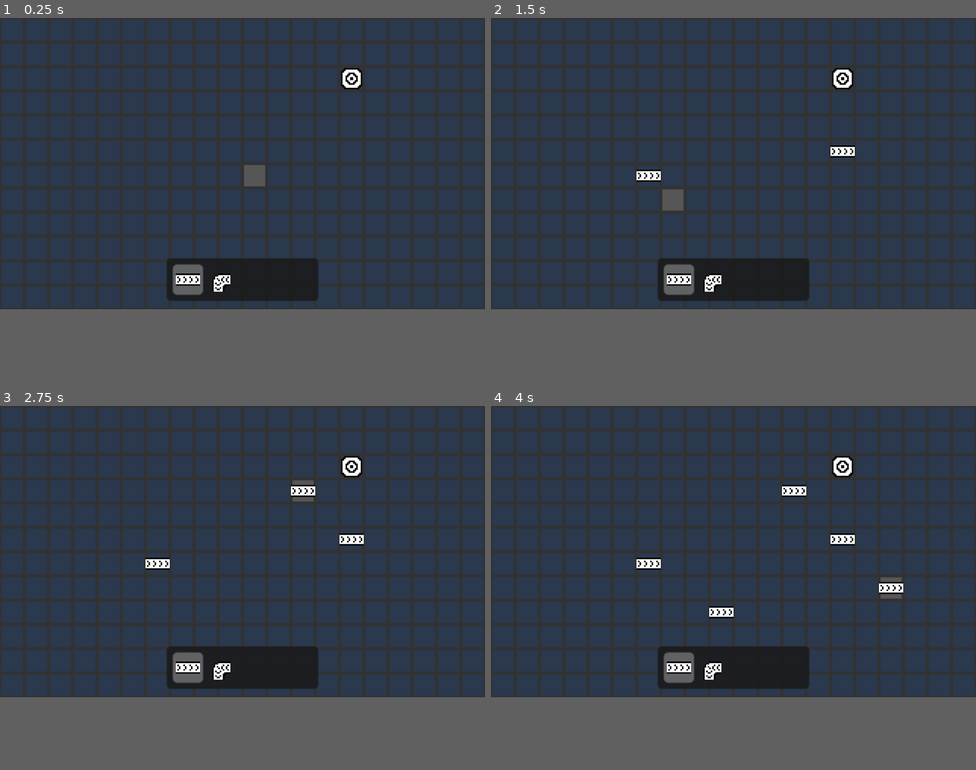
Above: before the commit, frames 1-4 (two rows, left to right).
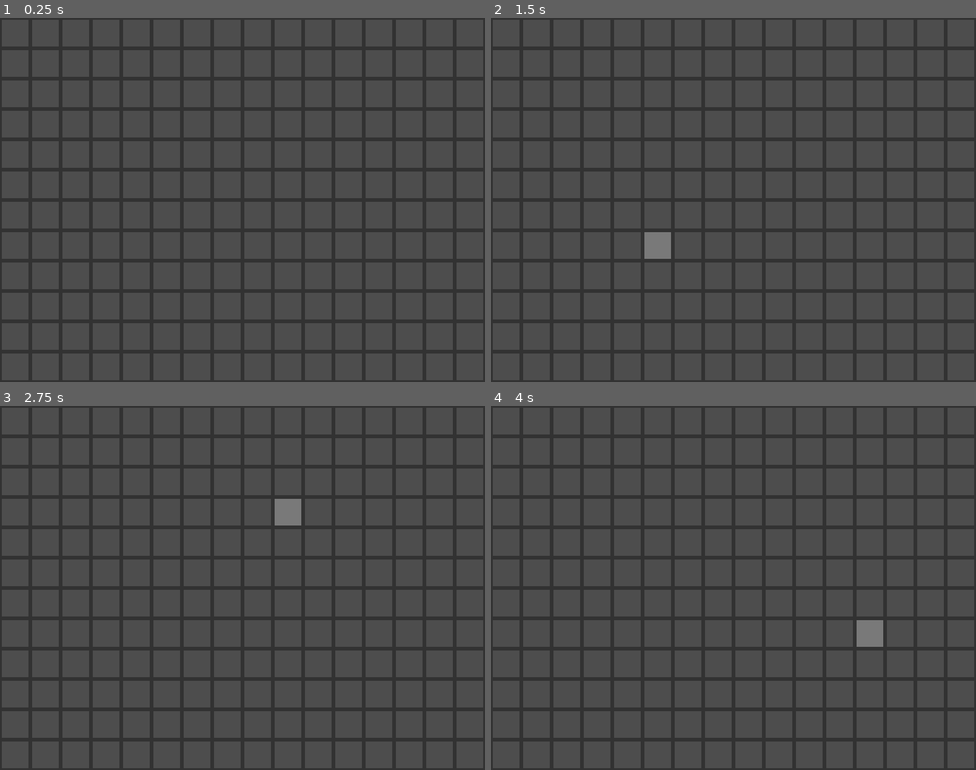
Above: after the commit, the same moments.

Repository: IShaLinI/FactoryGame
Game: Godot game, scene res://scenes/game.tscn
Same seed, same stepped clock (60 frames per second), same inputs: the game is played once before the commit and once after it.
Inputs (mouse positions are in pixels of both pictures, inside the frame that each line leads up to):
- Up to frame 1 (0.25 s): no input
- Up to frame 2 (1.5 s): tap Enter at 0.5 s; move the mouse to (840, 149) at 0.52 s; click (840, 149) at 0.67 s; tap Space at 1.25 s; drag from (636, 178) to (709, 221) at 1.27 s
- Up to frame 3 (2.75 s): tap Enter at 2 s; move the mouse to (291, 486) at 2.02 s; click (291, 486) at 2.17 s
- Up to frame 4 (4 s): tap Space at 2.75 s; drag from (709, 609) to (588, 507) at 2.77 s; tap Enter at 3.5 s; move the mouse to (879, 595) at 3.52 s; click (879, 595) at 3.67 s
In our replay, the window is 800x480 before the commit and 800x600 after it. These sizes can differ from the game's own. Grey fills any space a smaller window leaves; there, only what the larger window draws over its background counts as a difference.

The runs differ from the first frame. In frame 1, 77% of the frame differs, in the area x 0-100%, y 0-100%; in frame 2, 77%; in frame 3, 77%; in frame 4, 77%.

Commit message:
Complete Rewrite Lol Camera Needs Rewritten again....

Diff:
--- a/project.godot
+++ b/project.godot
@@ -10,18 +10,17 @@
 
 [application]
 
-config/name="Factory Game"
+config/name="FactoryGameRefactor"
 run/main_scene="res://scenes/game.tscn"
 config/features=PackedStringArray("4.3", "Forward Plus")
 config/icon="res://icon.svg"
 
 [display]
 
-window/size/viewport_width=1280
+window/size/viewport_width=1024
 window/size/viewport_height=768
 window/size/resizable=false
 
 [rendering]
 
 textures/canvas_textures/default_texture_filter=0
-environment/defaults/default_clear_color=Color(0.165161, 0.222688, 0.306154, 1)
--- a/scenes/game.tscn
+++ b/scenes/game.tscn
@@ -1,71 +1,6 @@
-[gd_scene load_steps=9 format=3 uid="uid://cjh2yh401nabx"]
+[gd_scene load_steps=2 format=3 uid="uid://1ss35tu17n51"]
 
-[ext_resource type="Script" path="res://scripts/camera.gd" id="1_ec15k"]
-[ext_resource type="Texture2D" uid="uid://gy25u6l0ufqn" path="res://assets/TileMap.png" id="1_lrikw"]
-[ext_resource type="Script" path="res://scripts/world_grid.gd" id="2_p71fl"]
-[ext_resource type="Texture2D" uid="uid://bftlgfwdcmw1j" path="res://assets/crosshair.png" id="2_y8jgr"]
-[ext_resource type="Script" path="res://scripts/tile_place_gui.gd" id="3_hpmsn"]
-[ext_resource type="Script" path="res://scripts/player_tiles.gd" id="6_cwdwo"]
-
-[sub_resource type="TileSetAtlasSource" id="TileSetAtlasSource_c8lvm"]
-texture = ExtResource("1_lrikw")
-0:0/0 = 0
-1:0/0 = 0
-2:0/0 = 0
-3:0/0 = 0
-4:0/0 = 0
-5:0/0 = 0
-0:1/0 = 0
-1:1/0 = 0
-6:0/0 = 0
-
-[sub_resource type="TileSet" id="TileSet_crioc"]
-sources/0 = SubResource("TileSetAtlasSource_c8lvm")
+[ext_resource type="Script" path="res://scripts/game.gd" id="1_4omyi"]
 
 [node name="Game" type="Node2D"]
-
-[node name="Camera" type="Camera2D" parent="."]
-script = ExtResource("1_ec15k")
-
-[node name="Camera Crosshair" type="Sprite2D" parent="Camera"]
-visible = false
-z_index = 2
-texture = ExtResource("2_y8jgr")
-
-[node name="UI" type="PanelContainer" parent="Camera"]
-anchors_preset = 7
-anchor_left = 0.5
-anchor_top = 1.0
-anchor_right = 0.5
-anchor_bottom = 1.0
-offset_left = -50.0
-offset_top = 250.0
-offset_right = 50.0
-offset_bottom = 278.0
-grow_horizontal = 2
-grow_vertical = 0
-pivot_offset = Vector2(50, 0)
-
-[node name="Placables" type="ItemList" parent="Camera/UI"]
-z_index = 1
-layout_mode = 2
-allow_search = false
-auto_height = true
-max_columns = 2
-script = ExtResource("3_hpmsn")
-
-[node name="WorldGrid" type="TileMapLayer" parent="."]
-z_index = -1
-scale = Vector2(4, 4)
-tile_set = SubResource("TileSet_crioc")
-script = ExtResource("2_p71fl")
-
-[node name="PlayerTiles" type="TileMapLayer" parent="WorldGrid"]
-tile_set = SubResource("TileSet_crioc")
-script = ExtResource("6_cwdwo")
-
-[node name="Map" type="TileMapLayer" parent="WorldGrid"]
-tile_map_data = PackedByteArray(0, 0, 4, 0, 252, 255, 0, 0, 0, 0, 0, 0, 0, 0)
-tile_set = SubResource("TileSet_crioc")
-
-[connection signal="ready" from="WorldGrid" to="WorldGrid" method="_on_ready"]
+script = ExtResource("1_4omyi")
--- a/scripts/camera.gd
+++ b/scripts/camera.gd
@@ -1,23 +1,30 @@
 extends Camera2D
-
-signal redraw_grid()
-signal change_grid_zoom(increment : float)
 
 @onready var mousePos = get_viewport().get_mouse_position()
 @onready var newMousePos = get_viewport().get_mouse_position()
-@onready var camera = $"."
 
 var dragging = false
 var scrolling = false
+
+signal redraw_grid()
+signal handle_hover()
+signal change_zoom(amount: float)
+
+var accum_pivot = Vector2(0,0)
+var zoom_value = 4
 
 func _input(event):
 
 	#Handle Zoom
 	if event is InputEventMouseButton:
 		if event.button_index == MOUSE_BUTTON_WHEEL_UP:
-			emit_signal("change_grid_zoom", 0.1)
+			zoom_value = round(clamp(zoom_value + 0.1, 1, 8) * 10)/10
+			change_zoom.emit(0.1)
+			print("Zoom:", zoom_value)
 		if event.button_index == MOUSE_BUTTON_WHEEL_DOWN:
-			emit_signal("change_grid_zoom", -0.1)
+			zoom_value = round(clamp(zoom_value - 0.1, 1, 8) * 10)/10
+			change_zoom.emit(-0.1)
+			print("Zoom:", zoom_value)
 
 	#Handle Camera Pan
 	if event is InputEventMouseButton and event.button_index == MOUSE_BUTTON_MIDDLE:
@@ -30,9 +37,15 @@
 	if (dragging):
 		newMousePos = get_viewport().get_mouse_position()
 		var mouseDelta = newMousePos - mousePos
-		camera.position = camera.position - (mouseDelta)/zoom.x
+		position = position - mouseDelta
+		var distance_to_pivot = accum_pivot - position
+
+		if (abs(distance_to_pivot.x) > 16 * zoom_value || abs(distance_to_pivot.y) > 16 * zoom_value):
+			accum_pivot = position
+			redraw_grid.emit()
 
 	mousePos = newMousePos
 
-	emit_signal("redraw_grid")
+	handle_hover.emit()
+
 	pass
--- /dev/null
+++ b/scripts/game.gd
@@ -0,0 +1,85 @@
+extends Node2D
+
+var tileset: TileSet
+
+var world_noise = FastNoiseLite.new()
+
+#Sets up the camera
+func setup_camera(node: Node2D):
+	#Create Camera
+	var camera = Camera2D.new()
+	var camera_script = preload("res://scripts/camera.gd")
+	camera.script = camera_script
+	camera.name = "Camera"
+	camera.position = Vector2(0, 0)
+	camera.zoom = Vector2(1, 1)
+	node.add_child(camera)
+	camera.make_current()
+
+
+func load_tileset():
+	var tiles = 30 #The number of tiles in the tileset
+	var atlas_source = TileSetAtlasSource.new()
+	var texture = preload("res://assets/TileSet.png")
+	atlas_source.texture = texture
+	atlas_source.texture_region_size = Vector2(16,16)
+
+	#Loop through the tiles and create them
+	for i in tiles:
+		var column = i % 10
+		var row = int(float(i) / 10)
+		print("Col:", column, "Row", row)
+		atlas_source.create_tile(Vector2i(column, row))
+
+	var tile_set = TileSet.new()
+	tile_set.add_source(atlas_source, 0)
+	return tile_set
+
+#Sets up the world grid
+func setup_world_grid(node: Node2D):
+	var tilemap_layer = TileMapLayer.new()
+	tilemap_layer.name = "WorldGrid"
+	tilemap_layer.tile_set = tileset
+	tilemap_layer.script = preload("res://scripts/world_grid.gd")
+	tilemap_layer.set_cell(Vector2i(0,0), 0, Vector2i(0,0))
+	tilemap_layer.z_index = 1
+	node.add_child(tilemap_layer)
+
+func setup_resource_grid(node: Node2D):
+	var resource_grid = TileMapLayer.new()
+	resource_grid.name = "ResourceGrid"
+	resource_grid.tile_set = tileset
+	resource_grid.script = preload("res://scripts/resource_grid.gd")
+	resource_grid.z_index = 0
+	node.add_child(resource_grid)
+
+func setup_noise_grid(node: Node2D):
+	var noise_grid = TileMapLayer.new()
+	noise_grid.name = "NoiseGrid"
+	noise_grid.tile_set = tileset
+	noise_grid.script = preload("res://scripts/noise_grid.gd")
+	noise_grid.z_index = -1
+	node.add_child(noise_grid)
+
+func setup_world_noise():
+	world_noise.seed = 0
+	world_noise.noise_type = FastNoiseLite.TYPE_PERLIN
+	world_noise.frequency = 0.1
+
+#Setups up the game with the camera and grids
+func game_start(node: Node2D):
+	tileset = load_tileset()
+	setup_world_noise()
+	setup_camera(node)
+	setup_world_grid(node)
+	setup_resource_grid(node)
+	#setup_noise_grid(node)
+	pass
+
+func _ready():
+	game_start(self)
+	pass
+
+func _process(_delta):
+	#print("FPS:",Engine.get_frames_per_second())
+	pass
--- /dev/null
+++ b/scripts/noise_grid.gd
@@ -0,0 +1,70 @@
+extends TileMapLayer
+
+var noise
+
+@onready var camera = $"../Camera"
+
+var zoom = 4
+
+func getTileAtCoord(coord: Vector2):
+	return Vector2i(round(coord.x / (16 * zoom)), round(coord.y / (16 * zoom)))
+
+var previously_drawn_cells = []
+
+var noise_values = {} #Keep track of noise values for each cell to save on calculations
+
+#Draw placement grid squares around camera
+func redraw():
+
+	var centerCell = getTileAtCoord(camera.position)
+	var window_size = get_viewport_rect()
+
+	#Calculate the bounds of the grid
+	var gridHeight = ceil((window_size.size.y / (16 * zoom))) + 2
+	var gridWidth = ceil((window_size.size.x / (16 * zoom))) + 2
+	var half_width = gridWidth / 2
+	var half_height = gridHeight / 2
+
+	#Calculate the bounds of the grid
+	var min_x = centerCell.x - half_width
+	var max_x = centerCell.x + half_width
+	var min_y = centerCell.y - half_height
+	var max_y = centerCell.y + half_height
+
+	#Remove cells outside of the grid
+	var prev_cells_dict = {}
+	for cell in previously_drawn_cells:
+		prev_cells_dict[cell] = true
+		if cell.x < min_x or cell.x > max_x or cell.y < min_y or cell.y > max_y:
+			erase_cell(cell)
+
+	#Store noise values for each cell in view
+	for x in range(min_x, max_x):
+		for y in range(min_y, max_y):
+			var pos = Vector2i(x, y)
+			if not noise_values.has(pos):
+				noise_values[pos] = (noise.get_noise_2d(pos.x, pos.y) + 1)/2
+
+	#Draw resource cells if the cell is in view, and if the 9 cells centered around it have on average a noise value of over 0.7
+	for x in range(min_x, max_x):
+		for y in range(min_y, max_y):
+			var pos = Vector2i(x, y)
+			if not noise_values.has(pos):
+				noise_values[pos] = (noise.get_noise_2d(pos.x, pos.y) + 1)/2
+			if not prev_cells_dict.has(pos):
+				var mag = round(noise_values[pos] * 10)
+				set_cell(pos, 0, Vector2i(mag, 2))
+
+	previously_drawn_cells = get_used_cells() #Update the list of drawn cells
+
+func changeZoom(increment: float):
+	zoom = round(clamp(zoom + increment, 1, 8) * 10) / 10
+	scale = Vector2(zoom, zoom)
+	redraw()
+
+func _ready():
+	noise = get_parent().world_noise
+	changeZoom(0)
+	camera.redraw_grid.connect(redraw)
+	camera.change_zoom.connect(changeZoom)
+	redraw()
--- a/scripts/player_tiles.gd
+++ /dev/null
@@ -1,27 +0,0 @@
-extends TileMapLayer
-
-@onready var camera = $"../../Camera"
-@onready var ui_selector = $"../../Camera/UI/Placables"
-@onready var ui = $"../../Camera/UI"
-@onready var world_grid = $".."
-@onready var player_tiles = $"."
-
-var ui_rect = Rect2(440,632, 400,112)
-
-var bend_id = Vector2i(3,0)
-var conveyor_id = Vector2i(2,0)
-var tile_ids = [conveyor_id, bend_id]
-
-func getMouseTile():
-	var cameraPosition = camera.position/(16 * world_grid.scale.x)
-	var mousePosition = Vector2(Vector2i(get_viewport().get_mouse_position()) - get_viewport().size/2)/(16*world_grid.scale.x)
-	return Vector2i(floor(cameraPosition + mousePosition))
-
-func _input(event):
-	if event is InputEventMouseButton and event.is_pressed() and not ui_rect.has_point(event.position):
-		if event.button_index == MOUSE_BUTTON_LEFT:
-			if not getMouseTile() in player_tiles.get_used_cells():
-				player_tiles.set_cell(getMouseTile(), 0, tile_ids[ui_selector.get_selected_items()[0]])
-
-		if event.button_index == MOUSE_BUTTON_RIGHT:
-			player_tiles.erase_cell(getMouseTile())
--- /dev/null
+++ b/scripts/resource_grid.gd
@@ -0,0 +1,75 @@
+extends TileMapLayer
+
+var noise
+
+@onready var camera = $"../Camera"
+
+var zoom = 4
+
+func getTileAtCoord(coord: Vector2):
+	return Vector2i(round(coord.x / (16 * zoom)), round(coord.y / (16 * zoom)))
+
+var previously_drawn_cells = []
+
+var noise_values = {} #Keep track of noise values for each cell to save on calculations
+
+#Draw placement grid squares around camera
+func redraw():
+
+	var centerCell = getTileAtCoord(camera.position)
+	var window_size = get_viewport_rect()
+
+	#Calculate the bounds of the grid
+	var gridHeight = ceil((window_size.size.y / (16 * zoom))) + 2
+	var gridWidth = ceil((window_size.size.x / (16 * zoom))) + 2
+	var half_width = gridWidth / 2
+	var half_height = gridHeight / 2
+
+	#Calculate the bounds of the grid
+	var min_x = centerCell.x - half_width
+	var max_x = centerCell.x + half_width
+	var min_y = centerCell.y - half_height
+	var max_y = centerCell.y + half_height
+
+	#Remove cells outside of the grid
+	var prev_cells_dict = {}
+	for cell in previously_drawn_cells:
+		prev_cells_dict[cell] = true
+		if cell.x < min_x or cell.x > max_x or cell.y < min_y or cell.y > max_y:
+			erase_cell(cell)
+
+	#Store noise values for each cell in view
+	for x in range(min_x, max_x):
+		for y in range(min_y, max_y):
+			var pos = Vector2i(x, y)
+			if not noise_values.has(pos):
+				noise_values[pos] = (noise.get_noise_2d(pos.x, pos.y) + 1)/2
+
+	#Draw resource cells if the cell is in view, and if the 9 cells centered around it have on average a noise value of over 0.7
+	for x in range(min_x, max_x):
+		for y in range(min_y, max_y):
+			var pos = Vector2i(x, y)
+			var noise_sum = 0
+			for i in range(x-1, x+2):
+				for j in range(y-1, y+2):
+					if noise_values.has(Vector2i(i, j)):
+						noise_sum += round(noise_values[Vector2i(i, j)] * 10)
+					else:
+						noise_values[Vector2i(i, j)] = (noise.get_noise_2d(i, j) + 1)/2
+						noise_sum += round(noise_values[Vector2i(i, j)] * 10)
+			if noise_sum / 9 > 7:
+				set_cell(pos, 0, Vector2i(0, 1))
+
+	previously_drawn_cells = get_used_cells() #Update the list of drawn cells
+
+func changeZoom(increment: float):
+	zoom = round(clamp(zoom + increment, 1, 8) * 10) / 10
+	scale = Vector2(zoom, zoom)
+	redraw()
+
+func _ready():
+	noise = get_parent().world_noise
+	changeZoom(0)
+	camera.redraw_grid.connect(redraw)
+	camera.change_zoom.connect(changeZoom)
+	redraw()
--- a/scripts/tile_place_gui.gd
+++ /dev/null
@@ -1,48 +0,0 @@
-extends ItemList
-
-@onready var camera = $"../.."
-@onready var ui_container = $".."
-@onready var item_list = $"."
-
-var tileset = TileSet.new()
-
-func get_tile_texture(coords: Vector2i, source_id: int = 0) -> AtlasTexture:
-
-	var source = tileset.get_source(source_id) as TileSetAtlasSource
-	var region = source.get_tile_texture_region(coords)
-
-	var atlas = AtlasTexture.new()
-	atlas.atlas = source.texture
-	atlas.region = region
-	return atlas
-
-func atlas_to_texture2d(atlas_texture: AtlasTexture) -> ImageTexture:
-	# Create an Image from the atlas region
-	var image = Image.new()
-	var region = atlas_texture.region
-	image = atlas_texture.atlas.get_image().get_region(region)
-
-	# Convert the Image to ImageTexture
-	var texture = ImageTexture.create_from_image(image)
-	return texture
-
-func _ready():
-
-	var atlas_source = TileSetAtlasSource.new()
-	var texture = preload("res://assets/TileMap.png")
-	atlas_source.texture = texture
-	atlas_source.texture_region_size = Vector2i(16,16)
-	atlas_source.create_tile(Vector2i(2,0))
-	atlas_source.create_tile(Vector2i(3,0))
-	tileset.add_source(atlas_source,0)
-
-	ui_container.scale = Vector2(4,4)
-
-	item_list.icon_scale = 1
-	item_list.focus_mode = FocusMode.FOCUS_NONE
-	item_list.add_icon_item(atlas_to_texture2d(get_tile_texture(Vector2i(2,0),0)))
-	item_list.add_icon_item(atlas_to_texture2d(get_tile_texture(Vector2i(3,0),0)))
-
-	item_list.select(0)
-
-	pass
--- a/scripts/world_grid.gd
+++ b/scripts/world_grid.gd
@@ -1,39 +1,73 @@
 extends TileMapLayer
 
 @onready var camera = $"../Camera"
-@onready var grid = $"."
+
+var noise
 
 var zoom = 4
 
 func getTileAtCoord(coord: Vector2):
 	return Vector2i(round(coord.x/(16 * zoom)), round(coord.y/(16 * zoom)))
 
+var previous_hover_cell = Vector2i(0,0)
+var previously_drawn_cells = []
+
+func handle_hover():
+	var cameraPosition = camera.position/(16 * zoom)
+	var mousePosition = Vector2(Vector2i(get_viewport().get_mouse_position()) - get_viewport().size/2)/(16*zoom)
+	var hover_pos = Vector2i(floor(cameraPosition + mousePosition))
+	set_cell(hover_pos, 0, Vector2i(7, 0))
+
+	#If the hover cell is different from the previous hover cell, set the previous hover cell to the noise map value
+	if hover_pos != previous_hover_cell:
+		set_cell(previous_hover_cell, 0, Vector2i(6, 0))
+
+	previous_hover_cell = hover_pos
+
 #Draw placement grid squares around camera
 func redraw():
-	grid.clear()
 	var centerCell = getTileAtCoord(camera.position)
 	var window_size = get_viewport_rect()
 
+	# Pre-calculate grid dimensions
 	var gridHeight = ceil((window_size.size.y / (16 * zoom))) + 2
 	var gridWidth = ceil((window_size.size.x / (16 * zoom))) + 2
+	var half_width = gridWidth / 2
+	var half_height = gridHeight / 2
 
-	for x in range(centerCell.x - gridWidth/2, centerCell.x + gridWidth/2):
-		for y in range(centerCell.y - gridHeight/2, centerCell.y + gridHeight/2):
-			grid.set_cell(Vector2i(x,y), 0, Vector2i(0,1))
+	# Calculate bounds once
+	var min_x = centerCell.x - half_width
+	var max_x = centerCell.x + half_width
+	var min_y = centerCell.y - half_height
+	var max_y = centerCell.y + half_height
 
-	#Hover Highlight
-	var cameraPosition = camera.position/(16 * zoom)
-	var mousePosition = Vector2(Vector2i(get_viewport().get_mouse_position()) - get_viewport().size/2)/(16*zoom)
-	grid.set_cell(floor(cameraPosition + mousePosition), 0, Vector2i(1,1))
+	# Convert previously_drawn_cells to a dictionary for O(1) lookup
+	var prev_cells_dict = {}
+	for cell in previously_drawn_cells:
+		prev_cells_dict[cell] = true
+		# Erase cells outside bounds in the same loop
+		if cell.x < min_x or cell.x > max_x or cell.y < min_y or cell.y > max_y:
+			erase_cell(cell)
 
-	pass
+	# Draw new cells
+	for x in range(min_x, max_x):
+		for y in range(min_y, max_y):
+			var pos = Vector2i(x, y)
+			if not prev_cells_dict.has(pos) or pos == previous_hover_cell:
+				set_cell(pos, 0, Vector2i(6, 0))
+
+	# Update previously_drawn_cells more efficiently
+	previously_drawn_cells = get_used_cells()
 
 func changeZoom(increment : float):
 	zoom = round(clamp(zoom + increment, 1, 8) * 10)/10
-	grid.scale = Vector2(zoom, zoom)
+	scale = Vector2(zoom, zoom)
 	redraw()
 
-func _on_ready():
+func _ready():
+	noise = get_parent().world_noise
+	changeZoom(0)
 	camera.redraw_grid.connect(redraw)
-	camera.change_grid_zoom.connect(changeZoom)
+	camera.change_zoom.connect(changeZoom)
+	camera.handle_hover.connect(handle_hover)
 	redraw()
Binary file removed: assets/TileMap.png
Binary file added: assets/TileSet.png
Not shown, changed: assets/TileSet.png.import
Binary file removed: assets/crosshair.png
Binary file added: assets/test.png
Not shown, changed: assets/test.png.import
Not shown, changed: icon.svg.import
